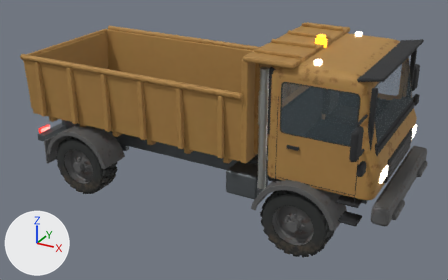
The glTF model assets/models/truck_rusty.glb as it was, and as the next commit left it.
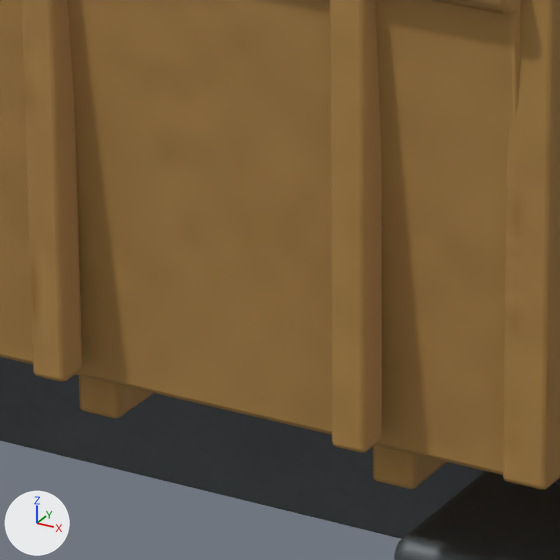
The first picture shows the older version from a 50 mm lens placed at (5.03, -8.7, 4.1), pointed at (0.32, -0.14, -0.18). The close-ups show the older and then the newer version on the part from 39% to 55% of the width and 35% to 62% of the height of that picture. Only the edits that show in the close-ups are written down. Arrows for +X, +Y and +Z are at lower left; the lights stay in place. Where no turn or scale is listed for an object, it has been applied to the vertices.

Names of what the first close-up shows: 'Bed', 'Chassis'.
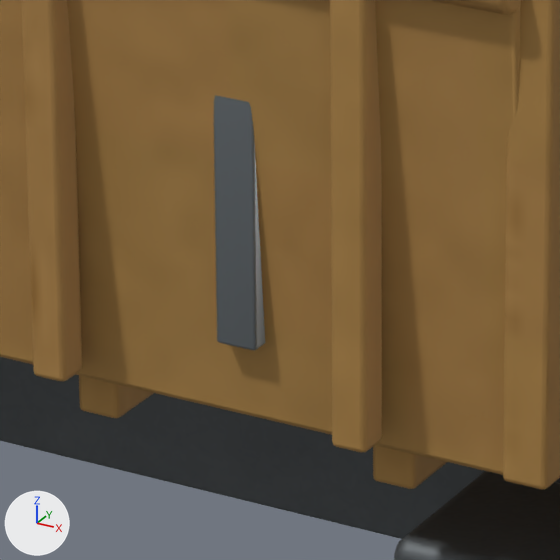
Diff of the bpy script that builds the scene:
```diff
--- a/assets/models/truck_rusty.glb.py
+++ b/assets/models/truck_rusty.glb.py
@@ mat_review_cleansteel @@
+mat_review_cleansteel = principled_material('Review_CleanSteel')
+mat_review_cleansteel.base_color = (0.22, 0.25, 0.27)  # grey #81898e
+mat_review_cleansteel.metallic = 0.7
+mat_review_cleansteel.roughness = 0.42
@@ me_clean_bed_stiffener_003 @@
+me_clean_bed_stiffener_003.from_pydata(...)  # 128 vertices, 252 faces; spans x 3.602..3.698, y -1.175..-1.115, z 0.14..0.96
+me_clean_bed_stiffener_003.materials.append(mat_review_cleansteel)  # grey #81898e
@@ ob_clean_bed_stiffener_003 @@
+ob_clean_bed_stiffener_003 = bpy.data.objects.new('Clean bed stiffener.003', me_clean_bed_stiffener_003)
+ob_clean_bed_stiffener_003.location = (-3.1, 0.0, 0.05)
```

What differs and where, as boxes (x1, y1, x2, y2) in the close-ups (560 x 560 px):
'Clean bed stiffener.003', added: after (214, 95, 265, 351)
